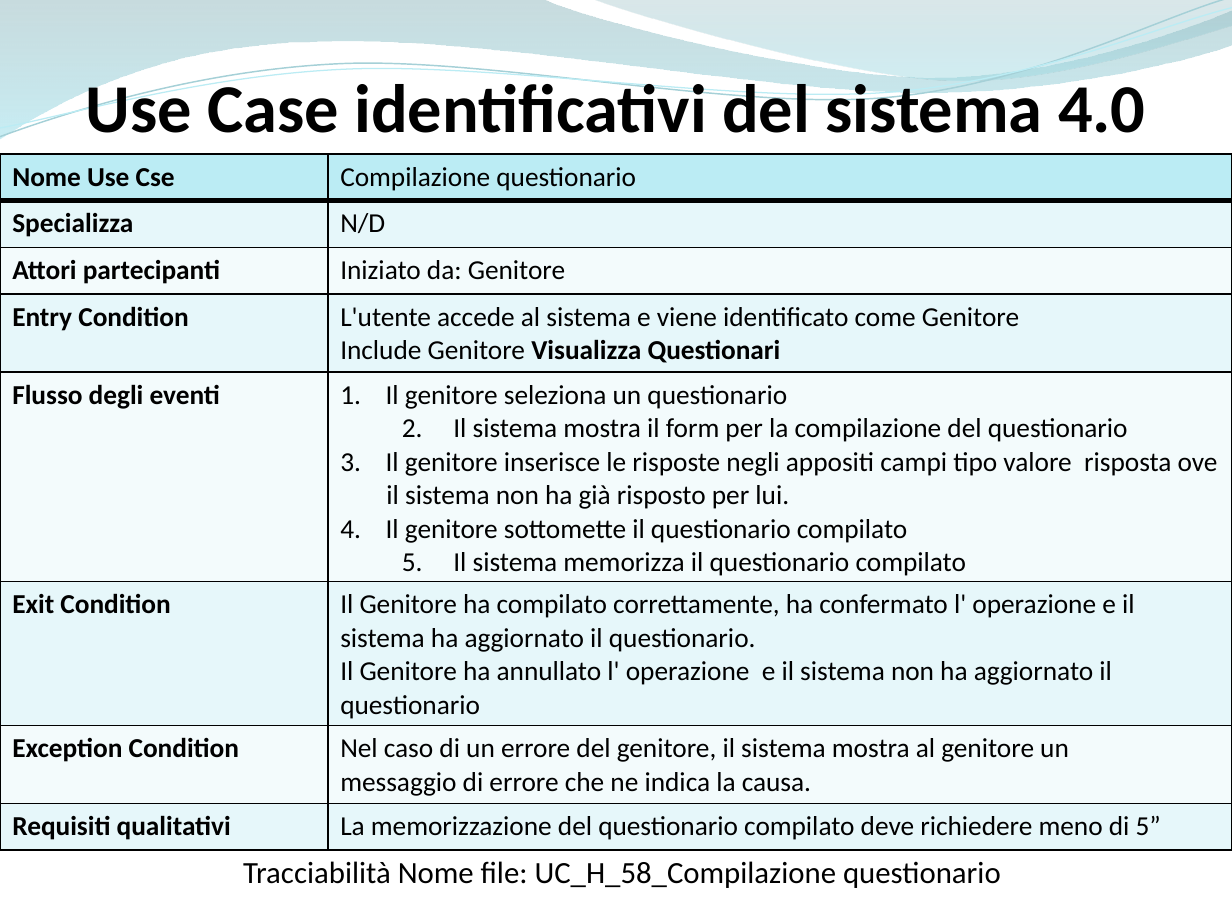
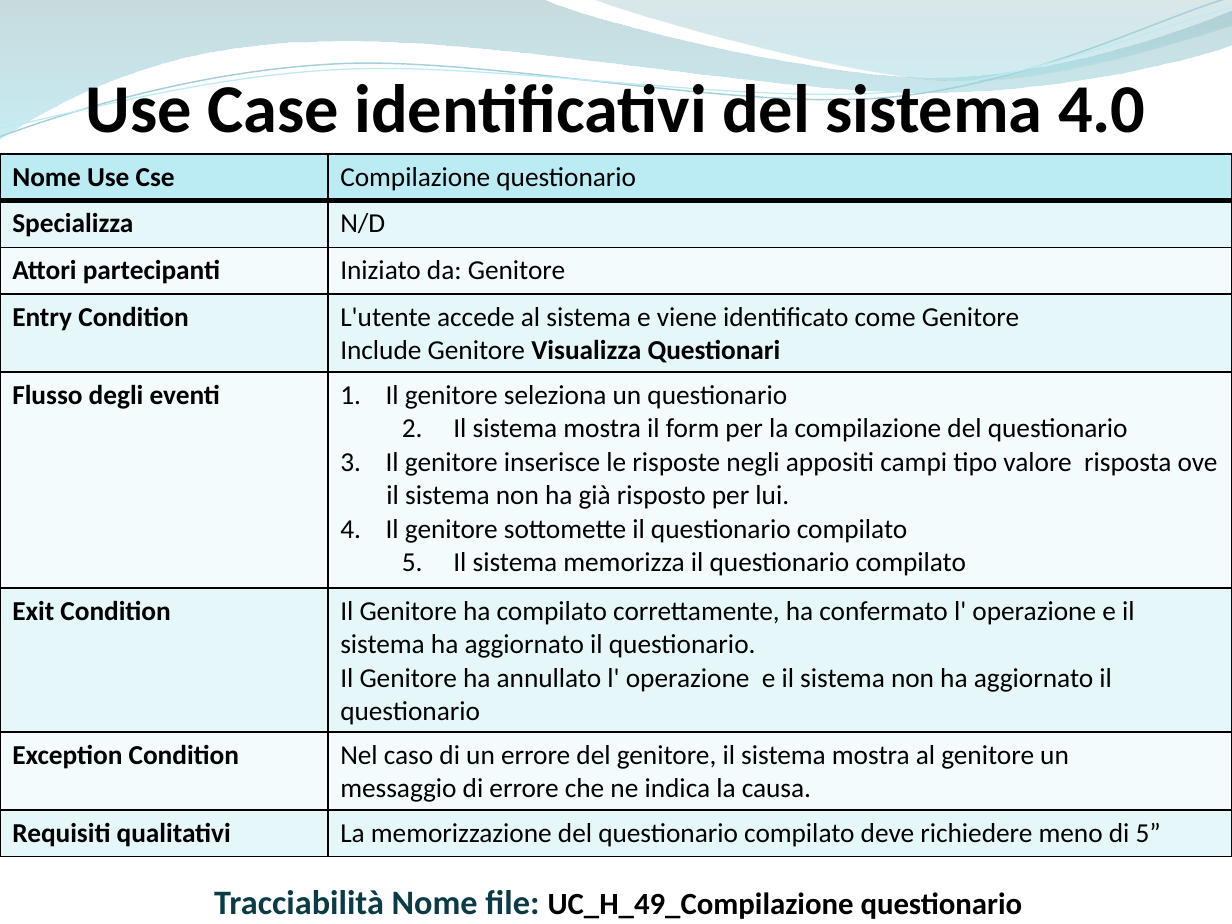
Before and after one commit to ammirate/at-silo, a slide deck: slide 7 of Presentazione/Atsilo3/Atsilo_H_PresentazioneFinale.pptx. Drawn at 1232x924 pixels with LibreOffice and Linux fonts; fonts in the diff are those of the drawing. Boxes give left, top, right and bottom in pixels: in the first picture for what was removed or moved away, otherwise in the second. Text is boxed around its words. In the diff, an @@ line names an element or a change of style, - is before the commit and + after.

```diff
--- a/Presentazione/Atsilo3/Atsilo_H_PresentazioneFinale.pptx
+++ b/Presentazione/Atsilo3/Atsilo_H_PresentazioneFinale.pptx
@@ table resized from (x1=0, y1=154, x2=1232, y2=850) to (x1=0, y1=154, x2=1232, y2=856) @@
@@ text at (x1=214, y1=890, x2=1023, y2=919): text changed; bold on @@
-Tracciabilità Nome file: UC_H_58_Compilazione questionario
+Tracciabilità Nome file: UC_H_49_Compilazione questionario
```
Also in this commit, not shown: 4 other slides changed, 2 slides added, 1 other file.
